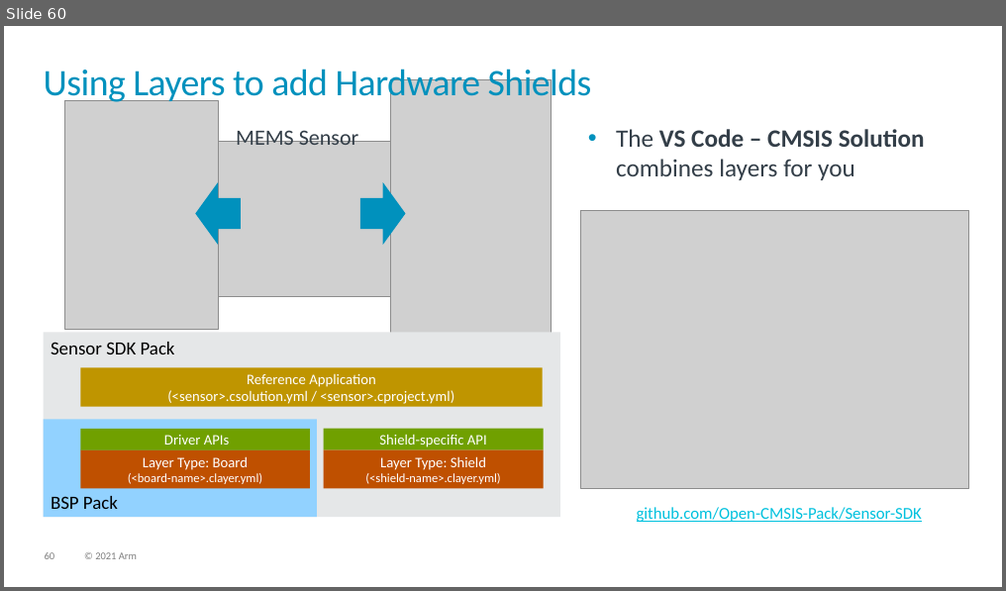
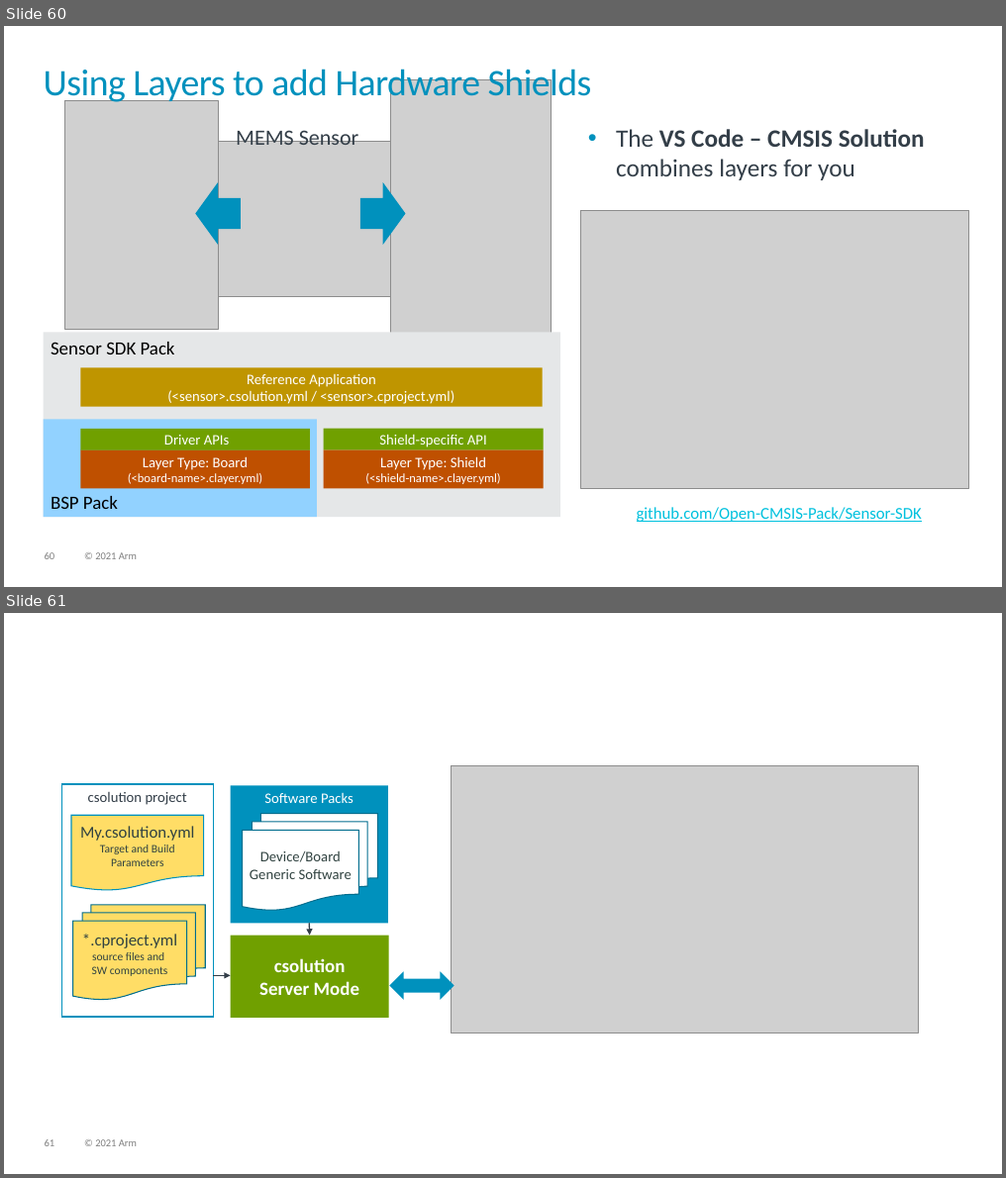
Before and after one commit to Open-CMSIS-Pack/cmsis-toolbox, a slide deck: docs/images/overview.pptx. Shown one above the other, each under a label of ours: slide 60 before the commit, slides 60 and 61 after it. The pictures are 1006x591 and 1006x1178 pixels, drawn with LibreOffice and Linux fonts; fonts in the diff are those of the drawing; grey boxes stand for pictures. Boxes give left, top, right and bottom in pixels: in the first picture for what was removed or moved away, otherwise in the second. Text is boxed around its words. In the diff, an @@ line names an element or a change of style, - is before the commit and + after.

Commit message:
added csolution server mode to overview.pptx

```diff
--- a/docs/images/overview.pptx
+++ b/docs/images/overview.pptx
@@ slide 61 added at box(4, 613, 1002, 1174), background #FFFFFF; not listed: 2 template elements that a slide beside it also shows @@
@@ rectangle added at box(61, 784, 213, 1017), outline #0091BD 1.25 pt, 14 pt, text #333E48 @@
+csolution project
@@ rectangle added at box(230, 786, 388, 924), fill #0091BD, 14 pt, text #FFFFFF @@
+Software Packs
@@ picture added at box(450, 765, 919, 1034) @@
@@ flow chart document added at box(71, 815, 204, 891), fill #FFDD66, outline #0091BD 1 pt, 11 pt, text #314341 @@
+My.csolution.yml
+Target and Build
+Parameters
@@ flow chart multidocument added at box(242, 814, 377, 910), fill #FFFFFF, outline #006D8E 1 pt, 14 pt, text #314341 @@
+Device/Board
+Generic Software
@@ flow chart multidocument added at box(73, 905, 205, 1000), fill #FFDD66, outline #006D8E 1 pt, 11 pt, text #314341 @@
+*.cproject.yml
+source files and
+SW components
@@ rectangle added at box(230, 936, 389, 1018), fill #70A000, 18 pt, text #FFFFFF, bold @@
+csolution
+Server Mode
@@ arrow added from (310, 923) to (310, 936), #333E48 1.25 pt @@
@@ arrow added from (214, 976) to (230, 976), #333E48 1.25 pt @@
@@ left right arrow added at box(389, 971, 453, 999), fill #0091BD @@
```
Also in this commit, not shown: 1 other file.
